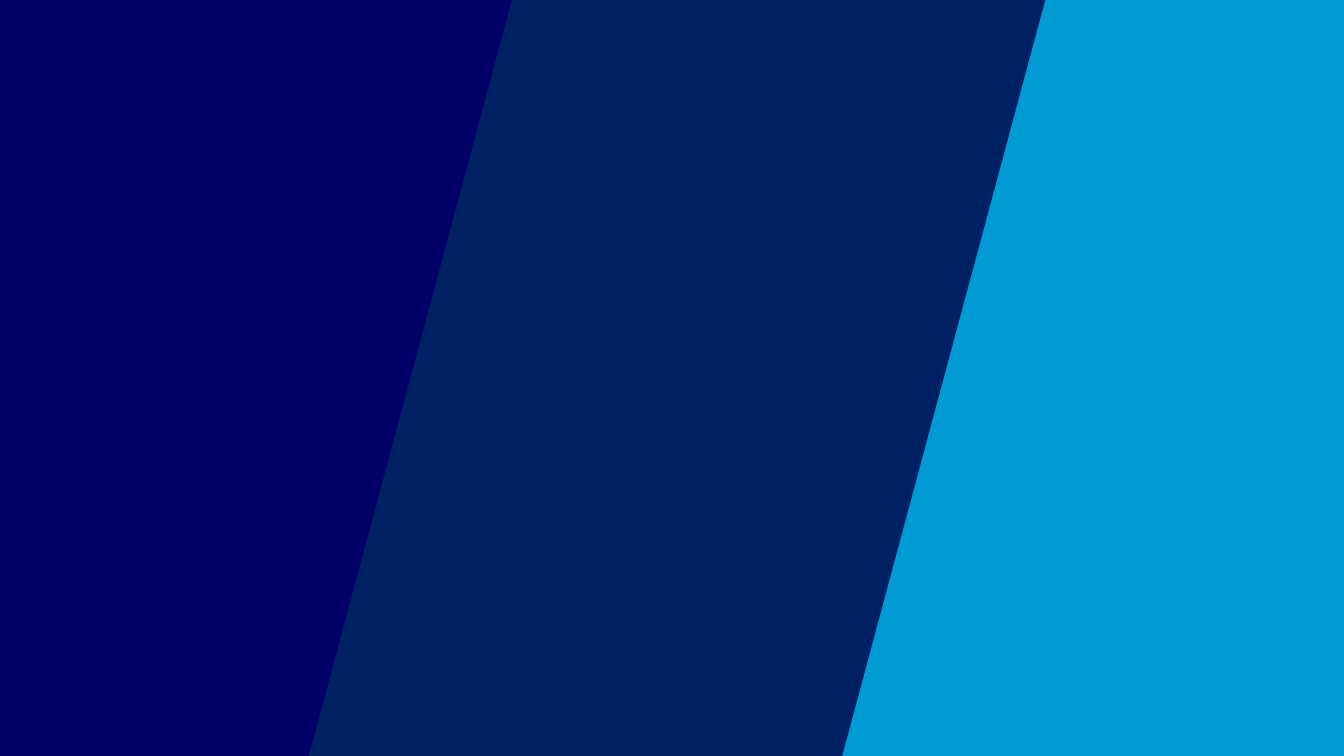
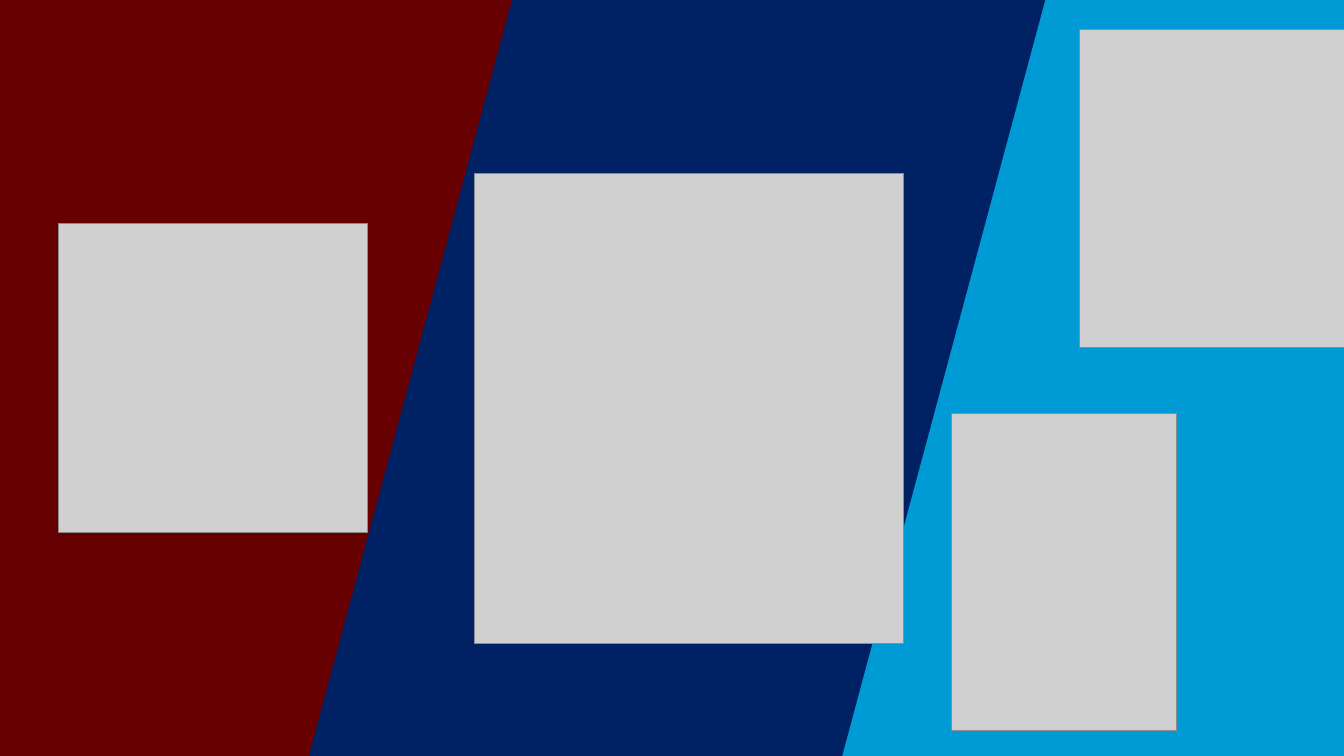
Before and after one commit to majorbalintistvan/pygame_html-ppt, a slide deck: slide 7 of powerpoint.pptx. Drawn at 1344x756 pixels with LibreOffice and Linux fonts; fonts in the diff are those of the drawing; grey boxes stand for pictures; background and template pictures are left out. Boxes give left, top, right and bottom in pixels: in the first picture for what was removed or moved away, otherwise in the second. Text is boxed around its words. In the diff, an @@ line names an element or a change of style, - is before the commit and + after.

Commit message:
ppt

```diff
--- a/powerpoint.pptx
+++ b/powerpoint.pptx
@@ parallelogram at (0, 0, 512, 756): fill #000066 to #660000 @@
@@ picture added at (1080, 30, 1344, 348) @@
@@ picture added at (475, 173, 904, 644) @@
@@ picture added at (58, 224, 367, 532) @@
@@ picture added at (952, 413, 1177, 731) @@
```
Also in this commit, not shown: 2 other slides changed, 1 slide added, 1 slide removed.
